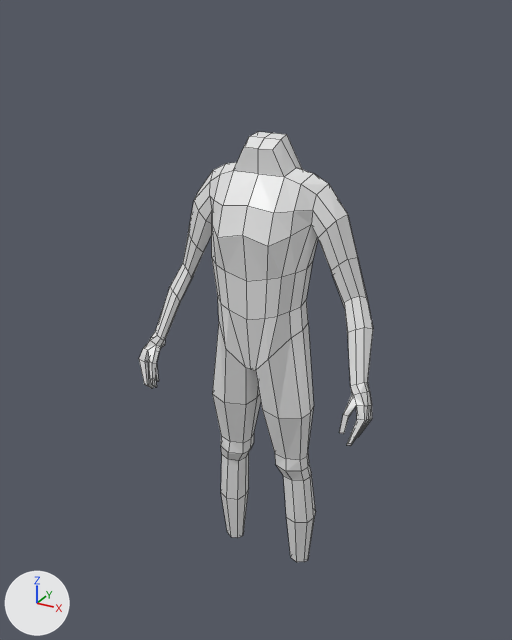
A saved change to the Blender file Independent_Study/4970_Independent_Study/Blender/Character_Model/Model.blend.
One viewpoint serves both versions: a 50 mm camera at (2.52, -4.68, 2.65) aimed at (-0.09, 0.05, 0.29). Every picture has the same lights, and +X, +Y and +Z are marked at lower left. Mesh edges are drawn as thin lines.

Script lines for the objects in view, before the commit:
```python
me_cube = bpy.data.meshes.new('Cube')
me_cube.from_pydata(...)  # 204 vertices, 194 faces; spans x 0.0..1.04, y -0.38..0.32, z -2.11..1.8
me_cube.materials.append(mat_material)  # white #e7e7e7
# before: 90 (0.91, -0.24, 0.0) at pixel (353, 395), 174 (0.95, -0.26, -0.07)
ob_character_model = bpy.data.objects.new('Character_Model', me_cube)
ob_character_model.location = (0.0, 0.0, 0.0)
_m = ob_character_model.modifiers.new('Mirror', 'MIRROR')
_m.use_clip = True
```
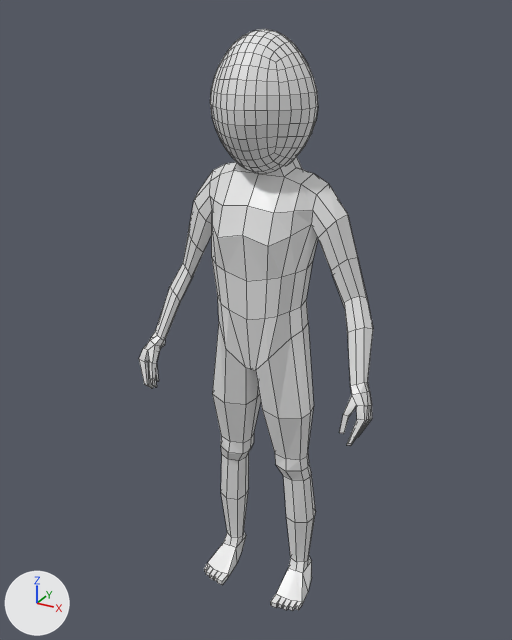
What differs and where, as boxes [x1, y1, x2, y2] in the pictures (512 x 640 px; the box of a moved part takes in the faces that stretch with it):
'Character_Model', reshaped
    before: [139, 132, 373, 562]
    after: [139, 157, 373, 611]
'Cube', added
    after: [210, 29, 318, 173]
part 1 of me_cube, built on
    after: [204, 532, 312, 611]
part 2 of me_cube, moved or reshaped
    both: [144, 336, 364, 416]

The change, as a diff of the scene's bpy script:
```diff
--- a/Independent_Study/4970_Independent_Study/Blender/Character_Model/Model.blend.py
+++ b/Independent_Study/4970_Independent_Study/Blender/Character_Model/Model.blend.py
@@ me_cube @@
 # used by ob_character_model
 # verts and faces of me_cube; kept vertices keep their numbers, new ones are numbered from 204
-me_cube.from_pydata(...)  # 204 vertices, 194 faces; spans x 0.0..1.04, y -0.38..0.32, z -2.11..1.8
+me_cube.from_pydata(...)  # 247 vertices, 231 faces; spans x 0.0..1.04, y -0.38..0.32, z -2.36..1.8
+# me_cube part 1
+# 1 vertex is removed from x 0.35, y 0.11, z -2.11
+# 4 faces are deleted
+# 36 vertices are added at x 0.26..0.51, y -0.3..0.2, z -2.36..-2.16
+# 8 new vertices lie (0.0, 0.0, 0.04) away from vertices in x 0.26..0.51, y -0.3..-0.16, z -2.36
+# 41 new faces join them
+# me_cube part 2
+verts[90] = (0.9, -0.27, 0.01)  # moved, pixel (351, 395)
+verts[174] = (0.95, -0.23, -0.09)  # moved
 me_cube.materials.append(mat_material)
@@ me_cube_002 @@
+me_cube_002.from_pydata([(0.2, -0.2, 1.675), (0.2, -0.2, 2.375), (0.2, 0.2, 1.675), (0.2, 0.2, 2.375), (0.0, 0.312, 1.596), (0.0, 0.312, 2.454), (0.312, 0.312, 2.025), (0.312, 0.0, 1.596), (0.312, 0.0, 2.454), (0.312, -0.312, 2.025), (0.0, -0.312, 1.596), (0.0, -0.312, 2.454), (0.0, 0.0, 2.631), (0.0, 0.0, 1.419), (0.0, -0.566, 2.025), (0.566, 0.0, 2.025), (0.0, 0.566, 2.025)], [], [(16, 5, 3, 6), (15, 8, 1, 9), (13, 7, 0, 10), (8, 12, 11, 1), (3, 5, 12, 8), (4, 2, 7, 13), (0, 9, 14, 10), (9, 1, 11, 14), (7, 15, 9, 0), (2, 6, 15, 7), (6, 3, 8, 15), (4, 16, 6, 2)])
@@ ob_cube @@
+ob_cube = bpy.data.objects.new('Cube', me_cube_002)
+ob_cube.location = (0.0, 0.0, 0.0)
+_m = ob_cube.modifiers.new('Mirror', 'MIRROR')
+_m.use_clip = True
+_m = ob_cube.modifiers.new('Subdivision', 'SUBSURF')
```
